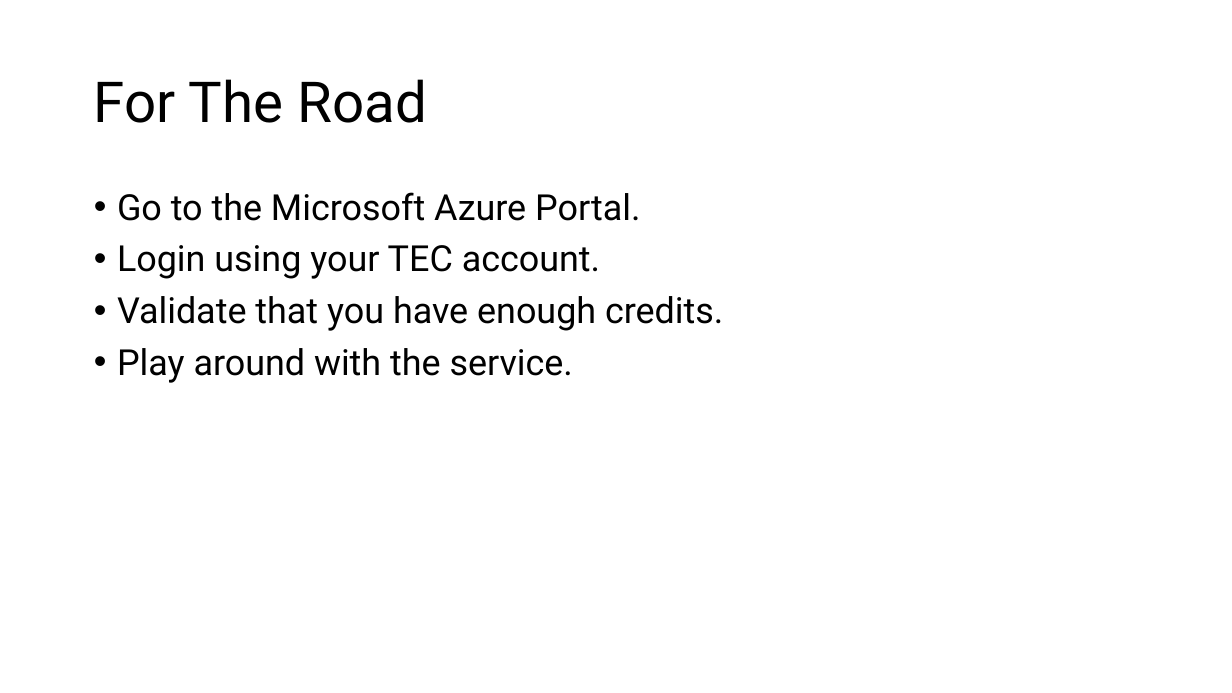
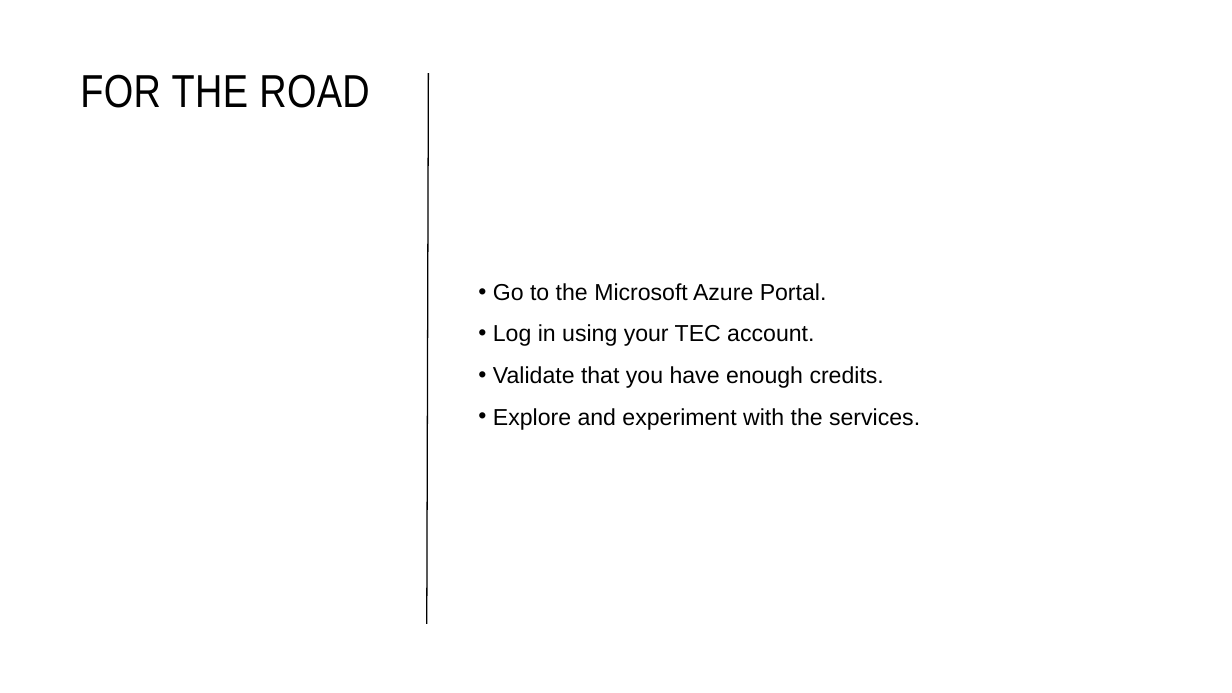
Before and after one commit to JonathanSolisP/design-course, a slide deck: slide 18 of Semana 6/Software Architecture.pptx (slide 12 before the commit). Drawn at 1232x693 pixels with LibreOffice and Linux fonts; fonts in the diff are those of the drawing. Boxes give left, top, right and bottom in pixels: in the first picture for what was removed or moved away, otherwise in the second. Text is boxed around its words. In the diff, an @@ line names an element or a change of style, - is before the commit and + after.

```diff
--- a/Semana 6/Software Architecture.pptx
+++ b/Semana 6/Software Architecture.pptx
@@ title "FOR THE ROAD" at (80,74,369,108): vertical alignment middle to top @@
@@ title at (80,74,369,108): text changed; size 44 to 36 pt; font Roboto to Arial Narrow @@
-For The Road
+FOR THE ROAD
@@ line added from (427, 624) to (429, 73), #000000 1 pt @@
@@ text "Go to the Microsoft Azure ...": place and size @@
-text "Go to the Microsoft Azure ..." at (117,192,723,383)
+text "Go to the Microsoft Azure ..." at (493,283,920,430)
@@ text "Go to the Microsoft Azure ..." at (493,283,920,430): vertical alignment top to middle @@
@@ text at (493,283,884,388): size 28 to 18 pt, font Roboto to Arial in "Go to the Microsoft Azure Portal.", "Validate that you have enough credits."; alignment left to justified; indent changed; line spacing 0.9 to 1.5; less space between paragraphs @@
@@ text at (493,324,814,346): text changed; size 28 to 18 pt; font Roboto to Arial @@
-• Login using your TEC account.
+• Log in using your TEC account.
@@ text at (493,408,920,430): text changed; size 28 to 18 pt; font Roboto to Arial @@
-• Play around with the service.
+• Explore and experiment with the services.
```
Also in this commit, not shown: 12 other slides changed, 7 slides added, 38 other files.
